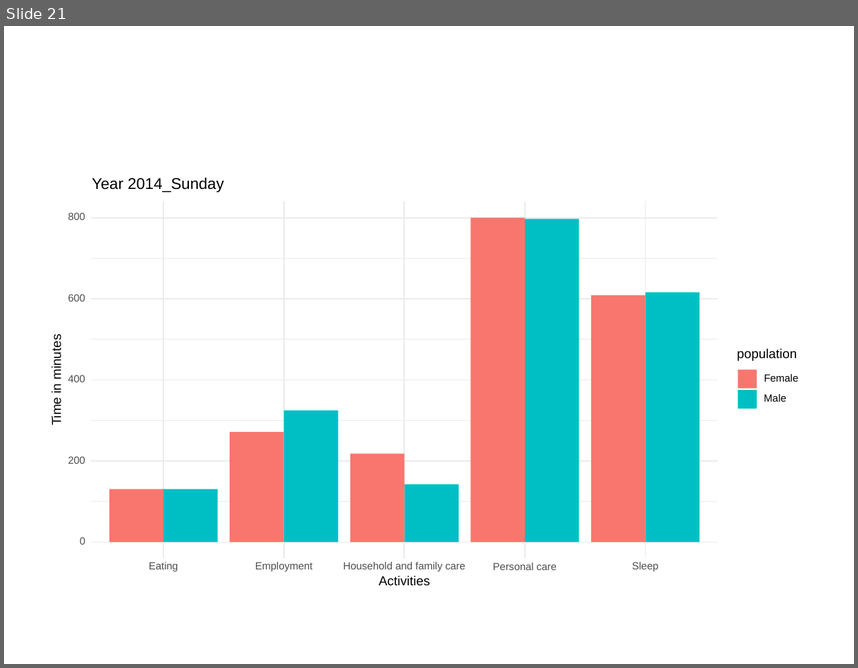
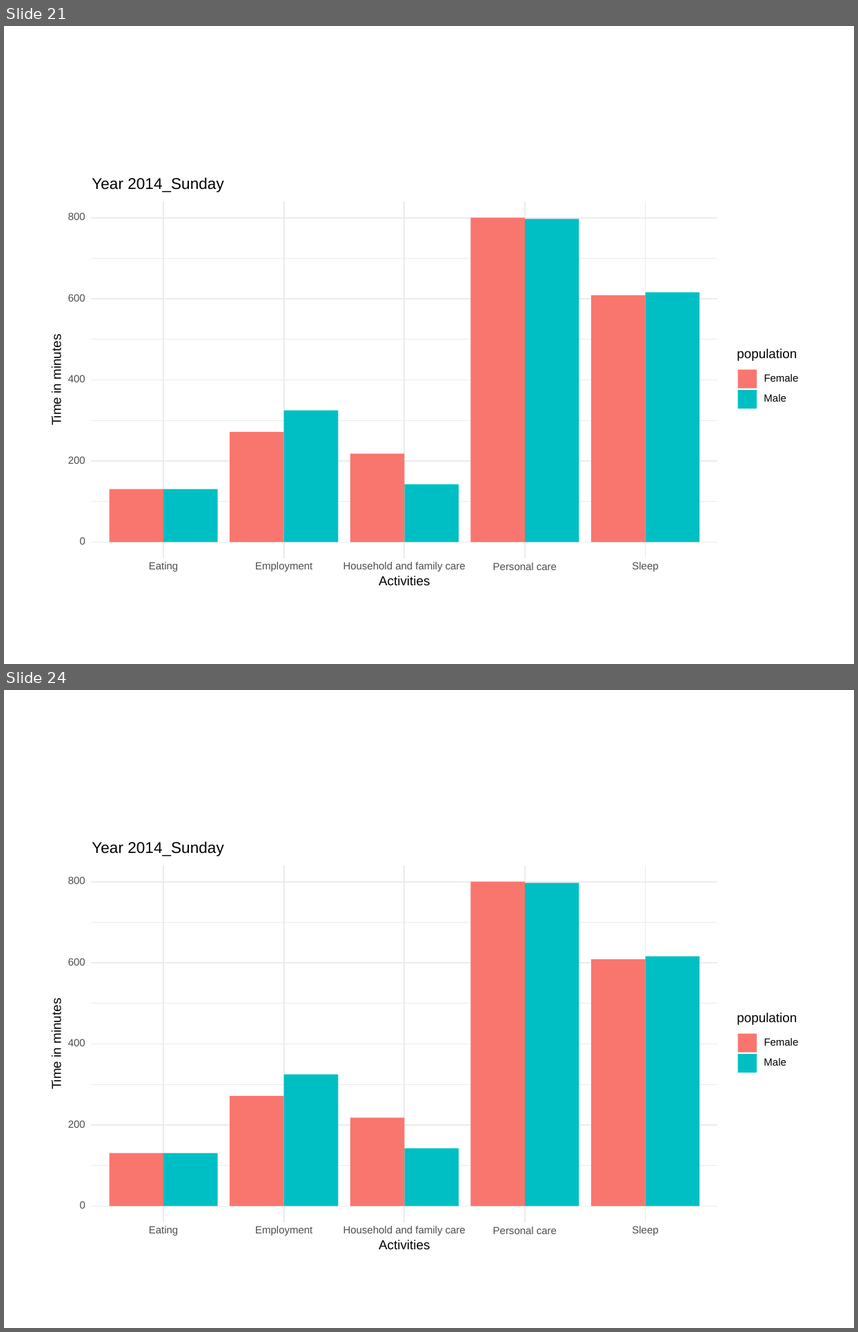
Before and after one commit to rbind/b-rodrigues.github.com, a slide deck: content/blog/test.pptx. Shown one above the other, each under a label of ours: slide 21 before the commit, slides 21 and 24 after it; the slides between them are not shown. The pictures are 858x668 and 858x1332 pixels, drawn with LibreOffice and Linux fonts; fonts in the diff are those of the drawing. Boxes give left, top, right and bottom in pixels: in the first picture for what was removed or moved away, otherwise in the second. Text is boxed around its words. In the diff, an @@ line names an element or a change of style, - is before the commit and + after.

```diff
--- a/content/blog/test.pptx
+++ b/content/blog/test.pptx
@@ slide 24 added at [4,690,854,1328], background #FFFFFF @@
@@ group added at [47,839,811,1259]: 16 texts, 14 freeform shapes, 13 rectangles @@
+0
+200
+400
+600
+800
+Eating
+Employment
+Household and family care
+Personal care
+Sleep
+Activities
+Time in minutes
+population
+Female
+Male
+Year 2014_Sunday
```
Also in this commit, not shown: 2 other slides added, 11 other files.
